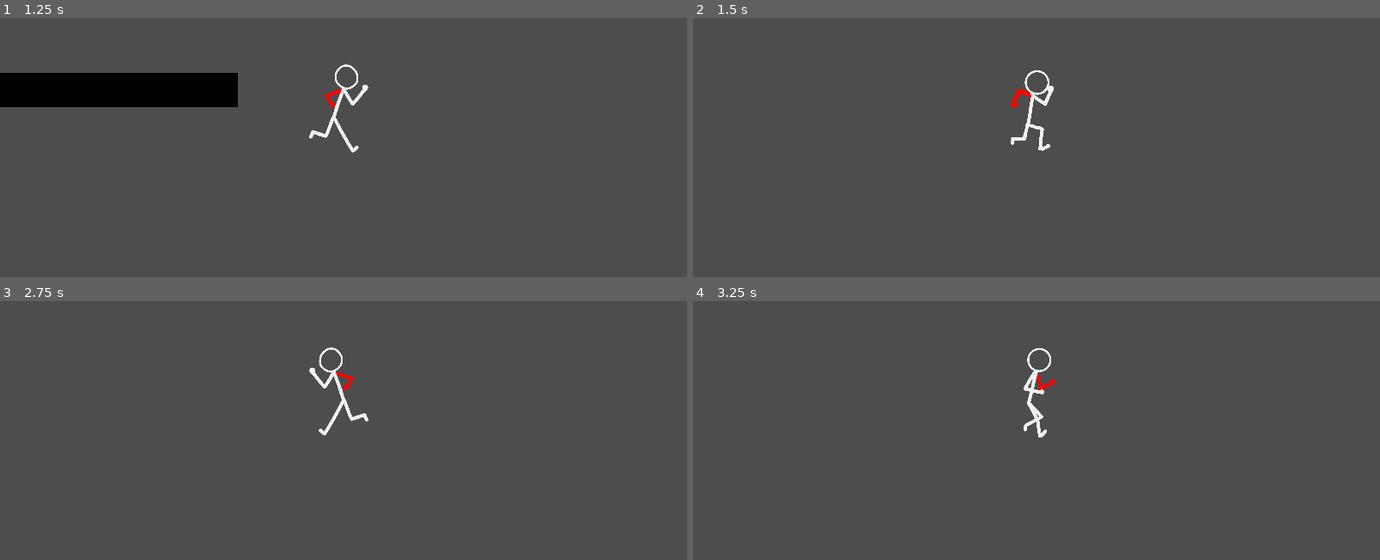
Above: before the commit, frames 1-4 (two rows, left to right).
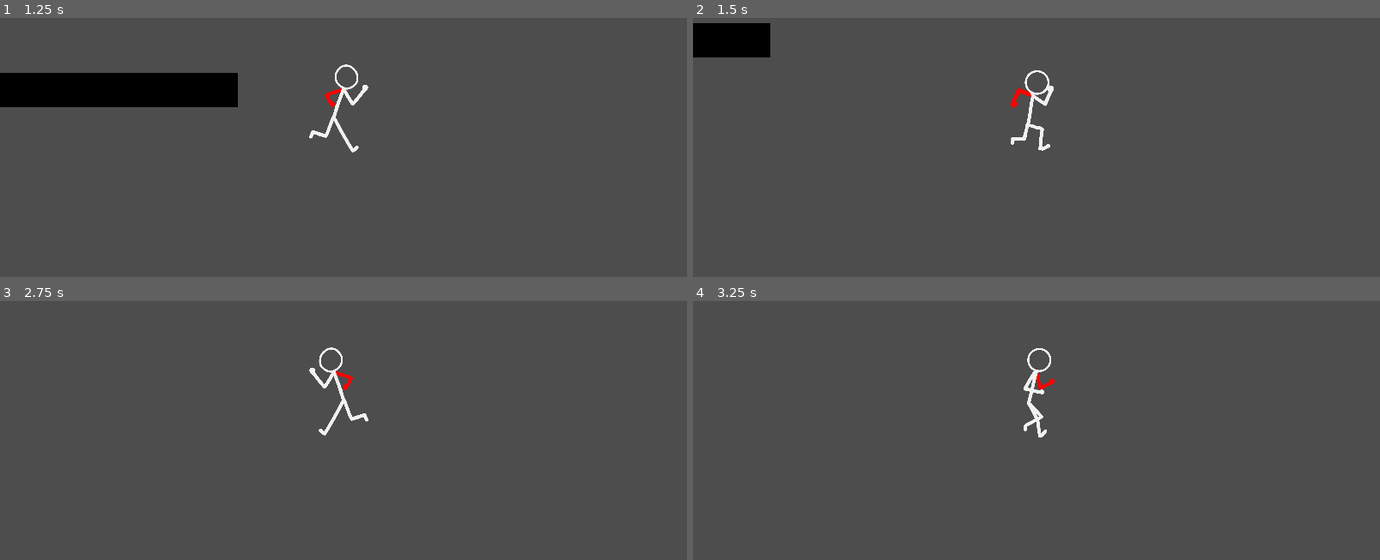
Above: after the commit, the same moments.

Repository: sidsenthilexe/baneful-duality
Game: Godot game, scene res://main/main.tscn
The game is run twice, just before and just after one commit, with the same random seed, the same clock (stepped at 60 frames per second) and the same inputs. The project has no main scene, so this scene is started directly.
Inputs:
- Up to frame 1 (1.25 s): hold Right (move_right) from 0.53 s (still down); hold Up (move_up) from 0.53 s (still down)
- Up to frame 2 (1.5 s): keep holding Right (move_right); release Up (move_up) at 1.28 s; tap Up (move_up) at 1.35 s
- Up to frame 3 (2.75 s): tap Up (move_up) at 1.52, 1.82 s; release Right (move_right) at 2.03 s; hold Left (move_left) from 2.03 s (still down); hold Up (move_up) from 2.03 s (still down)
- Up to frame 4 (3.25 s): release Left (move_left) at 2.78 s; release Up (move_up) at 2.78 s; hold Right (move_right) from 2.78 s (still down); tap Up (move_up) at 2.85, 3.02 s

Frame 1 is identical in both runs. In frame 2, 1.5% of the frame differs, in the area x 0-12%, y 1-16%; in frame 3, less than 0.1%; in frame 4, less than 0.1%.

Commit message:
Fix double jump (good now)

Diff:
--- a/baneful-duality/player/player.gd
+++ b/baneful-duality/player/player.gd
@@ -4,19 +4,23 @@
 
 const SPEED = 300.0
 const JUMP_VELOCITY = -400.0
+var double_jump_count = 0
 
 func _physics_process(delta: float) -> void:
+	if is_on_floor():
+		double_jump_count = 0
+
 	# Add the gravity.
 	if not is_on_floor():
 		velocity += get_gravity() * delta
 
 	# Handle jump.
-	if Input.is_action_pressed("move_up") and is_on_floor():
+	if Input.is_action_just_pressed("move_up") and is_on_floor():
+		velocity.y = 0.7 * JUMP_VELOCITY
+	if Input.is_action_just_pressed("move_up") and not is_on_floor() and double_jump_count == 0:
+		double_jump_count += 1
 		velocity.y = 0.7 * JUMP_VELOCITY
 
-	if (Input.is_action_just_pressed("double_jump")) and is_on_floor():
-		velocity.y = 0.7 * JUMP_VELOCITY
-		$double_jump_timer.start()
 
 	# Get the input direction and handle the movement/deceleration.
 	# As good practice, you should replace UI actions with custom gameplay actions.
@@ -32,8 +36,3 @@
 		player_animations.play("idle")
 
 	move_and_slide()
-
-
-func _on_double_jump_timer_timeout():
-	velocity.y = 0.5 * JUMP_VELOCITY
-	$double_jump_timer.stop()
--- a/baneful-duality/player/player.tscn
+++ b/baneful-duality/player/player.tscn
@@ -102,8 +102,3 @@
 
 [node name="Camera2D" type="Camera2D" parent="."]
 zoom = Vector2(4, 4)
-
-[node name="double_jump_timer" type="Timer" parent="."]
-wait_time = 0.2
-
-[connection signal="timeout" from="double_jump_timer" to="." method="_on_double_jump_timer_timeout"]
--- a/baneful-duality/project.godot
+++ b/baneful-duality/project.godot
@@ -25,7 +25,7 @@
 move_up={
 "deadzone": 0.0,
 "events": [Object(InputEventKey,"resource_local_to_scene":false,"resource_name":"","device":-1,"window_id":0,"alt_press …(195 unchanged characters)…
-, Object(InputEventKey,"resource_local_to_scene":false,"reso …(131 unchanged characters)… d":false,"keycode":0,"physical_keycode":32,"key_label":0,"unicode":32,"location":0,"echo":false,"script":null)
+, Object(InputEventKey,"resource_local_to_scene":false,"reso …(131 unchanged characters)… d":false,"keycode":0,"physical_keycode":87,"key_label":0,"unicode":119,"location":0,"echo":false,"script":null)
 ]
 }
 move_down={
@@ -50,8 +50,3 @@
 "events": [Object(InputEventKey,"resource_local_to_scene":false,"resource_name":"","device":-1,"window_id":0,"alt_press …(195 unchanged characters)…
 ]
 }
-double_jump={
-"deadzone": 0.0,
-"events": [Object(InputEventKey,"resource_local_to_scene":false,"resource_name":"","device":-1,"window_id":0,"alt_pressed":true,"shift_pressed":false,"ctrl_pressed":false,"meta_pressed":false,"pressed":false,"keycode":0,"physical_keycode":32,"key_label":0,"unicode":32,"location":0,"echo":false,"script":null)
-]
-}
